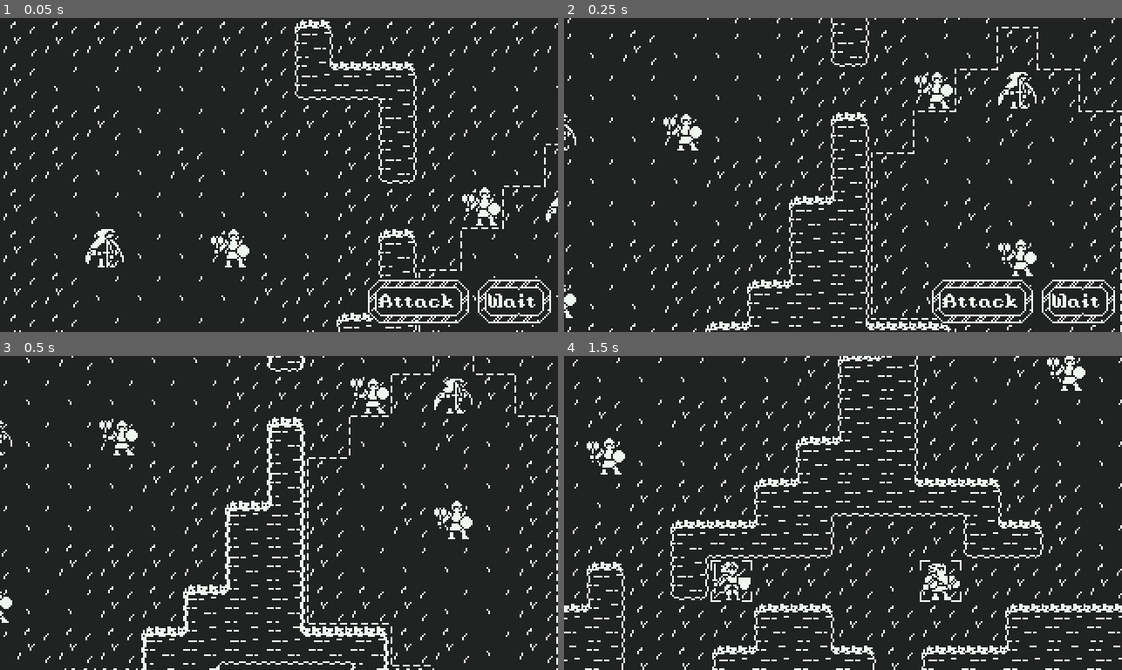
Above: before the commit, frames 1-4 (two rows, left to right).
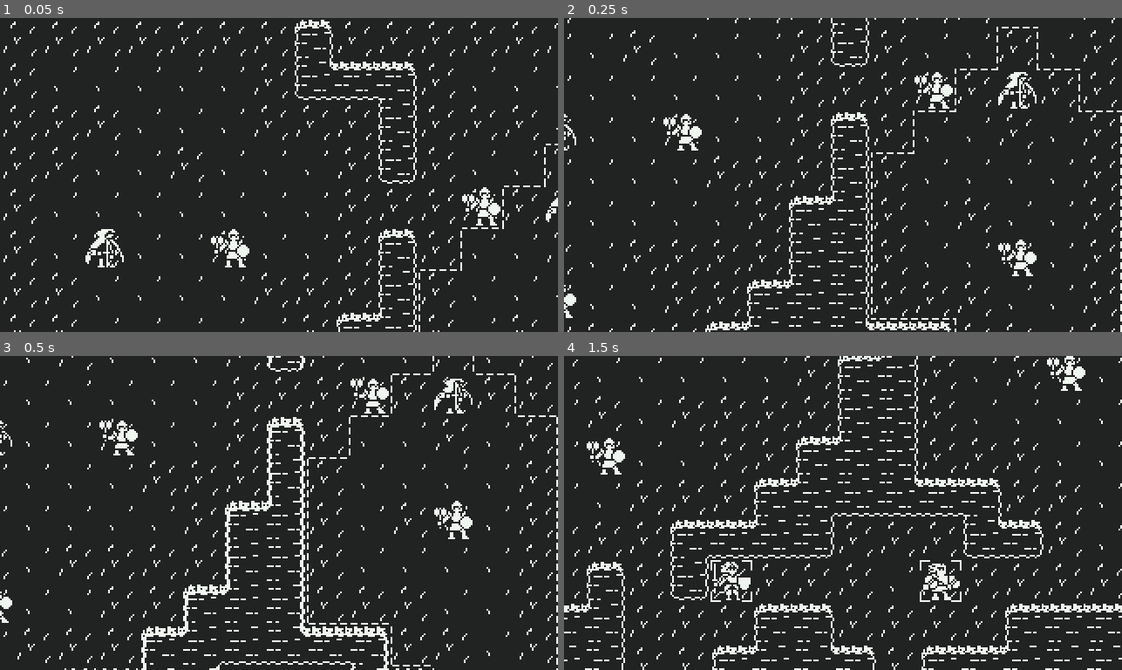
Above: after the commit, the same moments.

Repository: AaronWizard/LegendsOfMajesticSteel
Game: Godot game, scene res://src/game/Game.tscn
Same seed, same stepped clock (60 frames per second), same inputs: the game is played once before the commit and once after it.
Inputs (mouse positions are in pixels of both pictures, inside the frame that each line leads up to):
- Up to frame 1 (0.05 s): no input
- Up to frame 2 (0.25 s): no input
- Up to frame 3 (0.5 s): no input
- Up to frame 4 (1.5 s): move the mouse to (965, 497) at 0.52 s; click (965, 497) at 0.6 s; drag from (731, 528) to (815, 575) at 1.27 s

The runs differ from the first frame. In frame 1, 1.5% of the frame differs, in the area x 65-99%, y 82-98%; in frame 2, 1.5%; in frame 3, nothing differs; in frame 4, nothing differs.

Commit message:
Make sure actor action buttons hidden at start

Diff:
--- a/src/game/TurnManager.gd
+++ b/src/game/TurnManager.gd
@@ -27,6 +27,7 @@
 	_control.current_map = map
 
 	_start_battle()
+	_controller_cleanup()
 
 	running = true
 
